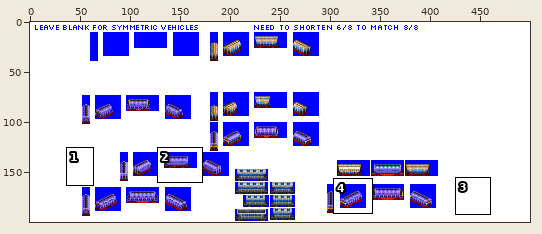
Two states of a sprite sheet, src/graphics/pony/chemical_covered_hopper_car_pony_gen_5B.png. The picture above shows the old version from afar; the outline marks the close-up.
Close-up. Before the commit:
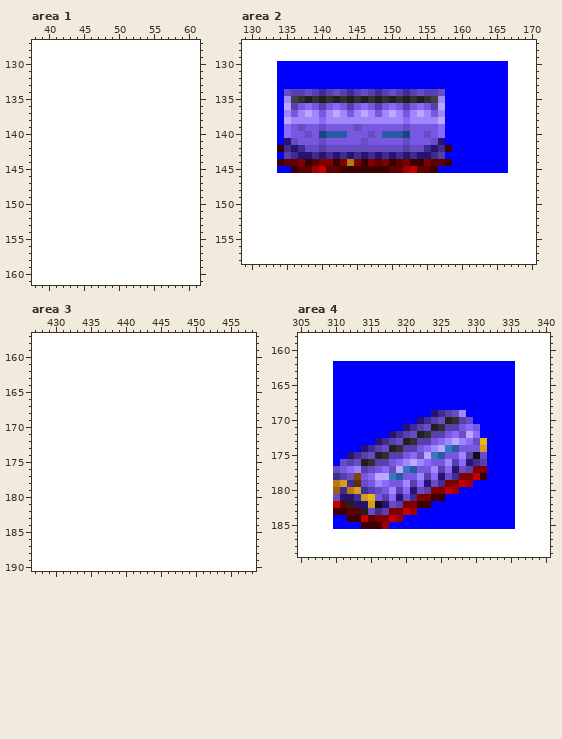
The file is 500x200 pixels. Colours within 5 levels of each other are drawn and written as one. Shown: area 1: x 38..61, y 127..161; area 2: x 129..170, y 127..158; area 3: x 427..458, y 157..190; area 4: x 305..340, y 158..189. The commit also changed other parts of the picture, which this record leaves out.
Once edited:
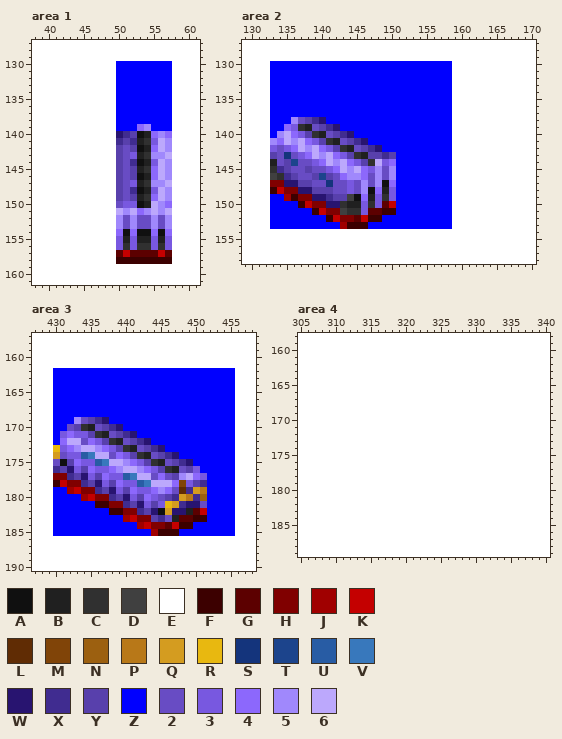
Palette (. is transparent): A #101010  B #202020  C #303030  D #404040  E #ffffff  F #3c0000  G #5c0000  H #800000  J #a00000  K #c40000  L #602c04  M #804408  N #9c6010  P #b87818  Q #d49c20  R #e8b810  S #14347c  T #1c448c  U #285ca4  V #3878bc  W #281470  X #402c90  Y #5840ac  Z #0000ff  2 #684cc4  3 #7858e0  4 #8c68fc  5 #a088fc  6 #bca8fc
What changed:
Changed rows in their new state; - is an unchanged pixel.
Area 1:
first column x 50:
130 ZZZZZZZZ
131 ZZZZZZZZ
132 ZZZZZZZZ
133 ZZZZZZZZ
134 ZZZZZZZZ
135 ZZZZZZZZ
136 ZZZZZZZZ
137 ZZZZZZZZ
138 ZZZZZZZZ
139 ZZZ45ZZZ
140 WXYAB454
141 XYXBC365
142 Y2YAB465
143 Y23BC556
144 Y2XAB365
145 Y2YBC465
146 Y2YAB465
147 Y23BC556
148 Y2XAB365
149 Y2YBC465
150 233AB654
151 65645656
152 52522525
153 52522525
154 4A4AA4A4
155 3B3BB3B3
156 3C3CC3C3
157 GKGGGGKG
158 FFFFFFFF
Area 2:
first column x 133:
130 Z-------------------------EEEEEEEE
131 Z-------------------------EEEEEEEE
132 Z-------------------------EEEEEEEE
133 Z-------------------------EEEEEEEE
134 Z-ZZZZZZZZZZZZZZZZZZZZZZZ-EEEEEEEE
135 Z-ZZZZZZZZZZZZZZZZZZZZZZZ-EEEEEEEE
136 Z-ZZZZZZZZZZZZZZZZZZZZZZZ-EEEEEEEE
137 Z-ZZZZZZZZZZZZZZZZZZZZZZZ-EEEEEEEE
138 Z-Z-2YXWZZZZZZZZZZZZZZZZZ-EEEEEEEE
139 Z---CB2YXWZZZZZZZZZZZZZZZ-EEEEEEEE
140 Z564-YCB2YXWZZZZZZZZZZZZZ-EEEEEEEE
141 546564-YCB2YXWZZZZZZZZZZZ-EEEEEEEE
142 323465643YCB-YXWZZZZZZZZZZEEEEEEEE
143 Y2S23465643YCBYY-YZZZZZZZ-EEEEEEEE
144 B2YT223465643YC634ZZZZZZZZEEEEEEEE
145 CXY22Y223465643525ZZZZZZ--EEEEEEEE
146 DCXY22YTY245542525ZZZZZZZZ--------
147 HHWWYY22S2232525A4ZZZZZZZZ--------
148 FKHHWWYYY22325A4B3ZZZZZZZZ--------
149 ZZJFHHWWXYYDA4B3C3ZZZZZZZZ--------
150 ZZZZFKHHWWCBB3C3GKZZZZZZZZ--------
151 ZZZZZZFKHHDCC3GGFFZZZZZZZZ--------
152 ZZZZZZZZFKHHGKFFZZZZZZZZZZ--------
153 ZZZZZZZZZZJFFFZZZZZZZZZZZZ--------
Area 3:
first column x 430:
162 ZZZZZZZZZZZZZZZZZZZZZZZZZZ
163 ZZZZZZZZZZZZZZZZZZZZZZZZZZ
164 ZZZZZZZZZZZZZZZZZZZZZZZZZZ
165 ZZZZZZZZZZZZZZZZZZZZZZZZZZ
166 ZZZZZZZZZZZZZZZZZZZZZZZZZZ
167 ZZZZZZZZZZZZZZZZZZZZZZZZZZ
168 ZZZZZZZZZZZZZZZZZZZZZZZZZZ
169 ZZZ52YXWZZZZZZZZZZZZZZZZZZ
170 ZZ2YCB2YXWZZZZZZZZZZZZZZZZ
171 Z3433YCB2YXWZZZZZZZZZZZZZZ
172 Z466243YCB2YXWZZZZZZZZZZZZ
173 R34566543YCB2YXWZZZZZZZZZZ
174 Q233UV66243YCB2YXWZZZZZZZZ
175 2AY433UV66543YCB2YXWZZZZZZ
176 XYW3Y4334566543YCB2Y3ZZZZZ
177 HHXYW3Y433UV66242Y5643ZZZZ
178 FKHHXYW3Y433UV6664M3YXZZZZ
179 ZZJKHHXYW3Y4334542LXQPZZZZ
180 ZZZZJKHHXYW3Y432YXQPXNZZZZ
181 ZZZZZZFFHHXYW3Y3RQXWW2ZZZZ
182 ZZZZZZZZFFHHXYWAQWWBGKZZZZ
183 ZZZZZZZZZZJKHHYX2BGGFFZZZZ
184 ZZZZZZZZZZZZJKHHGKFFZZZZZZ
185 ZZZZZZZZZZZZZZJFFFZZZZZZZZ
Area 4:
first column x 310:
162 EEEEEEEEEEEEEEEEEEEEEEEEEE
163 EEEEEEEEEEEEEEEEEEEEEEEEEE
164 EEEEEEEEEEEEEEEEEEEEEEEEEE
165 EEEEEEEEEEEEEEEEEEEEEEEEEE
166 EEEEEEEEEEEEEEEEEEEEEEEEEE
167 EEEEEEEEEEEEEEEEEEEEEEEEEE
168 EEEEEEEEEEEEEEEEEEEEEEEEEE
169 EEEEEEEEEEEEEEEEEEEEEEEEEE
170 EEEEEEEEEEEEEEEEEEEEEEEEEE
171 EEEEEEEEEEEEEEEEEEEEEEEEEE
172 EEEEEEEEEEEEEEEEEEEEEEEEEE
173 EEEEEEEEEEEEEEEEEEEEEEEEEE
174 EEEEEEEEEEEEEEEEEEEEEEEEEE
175 EEEEEEEEEEEEEEEEEEEEEEEEEE
176 EEEEEEEEEEEEEEEEEEEEEEEEEE
177 EEEEEEEEEEEEEEEEEEEEEEEEEE
178 EEEEEEEEEEEEEEEEEEEEEEEEEE
179 EEEEEEEEEEEEEEEEEEEEEEEEEE
180 EEEEEEEEEEEEEEEEEEEEEEEEEE
181 EEEEEEEEEEEEEEEEEEEEEEEEEE
182 EEEEEEEEEEEEEEEEEEEEEEEEEE
183 EEEEEEEEEEEEEEEEEEEEEEEEEE
184 EEEEEEEEEEEEEEEEEEEEEEEEEE
185 EEEEEEEEEEEEEEEEEEEEEEEEEE
Pixel boxes of the changes (left, top, right, bottom) in both close-ups:
changed: (116, 61, 172, 264)
changed: (270, 61, 508, 229)
changed: (53, 368, 235, 536)
changed: (333, 361, 515, 529)
